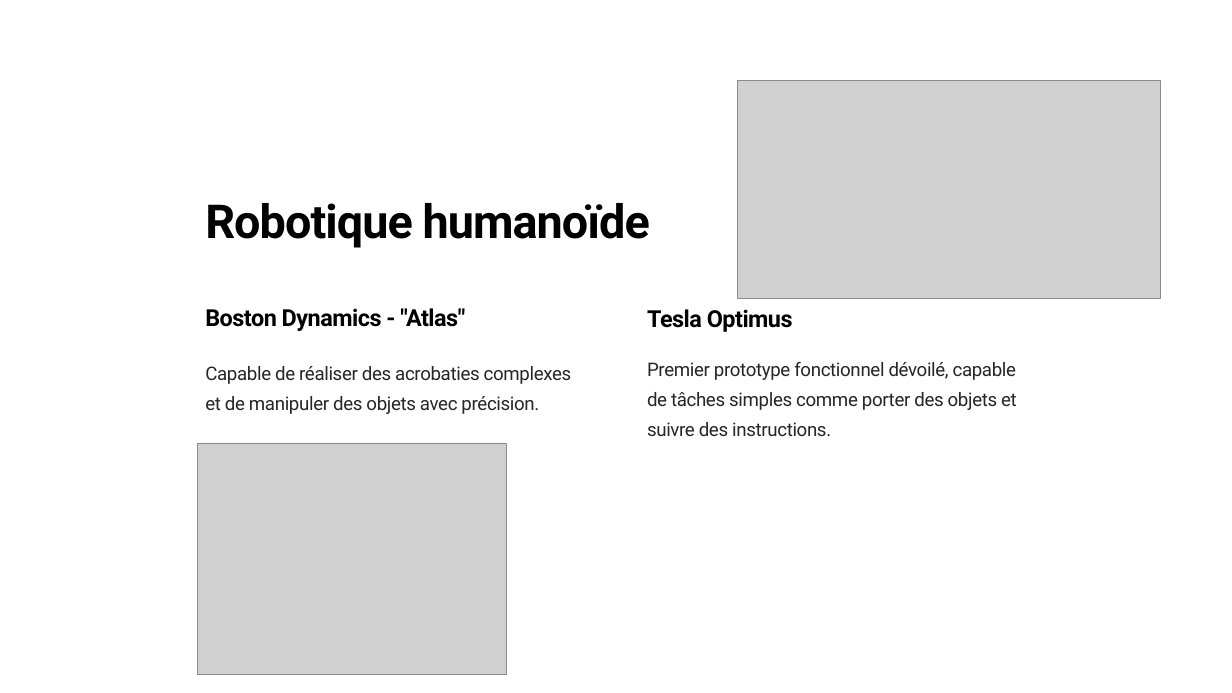
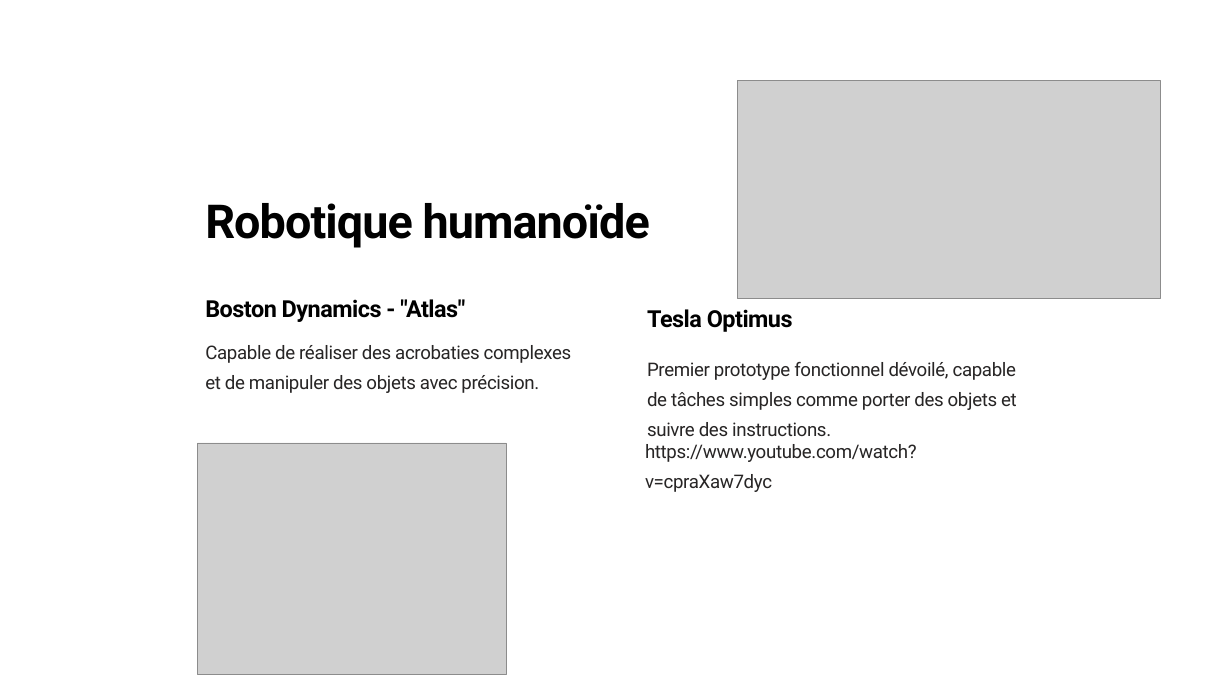
Before and after one commit to whit3-4t0m/erwann.github.io, a slide deck: slide 2 of veille_technologique Erwann 4.pptx. Drawn at 1232x693 pixels with LibreOffice and Linux fonts; fonts in the diff are those of the drawing; grey boxes stand for pictures. Boxes give left, top, right and bottom in pixels: in the first picture for what was removed or moved away, otherwise in the second. Text is boxed around its words. In the diff, an @@ line names an element or a change of style, - is before the commit and + after.

```diff
--- a/veille_technologique Erwann 4.pptx
+++ b/veille_technologique Erwann 4.pptx
@@ text "Boston Dynamics - "Atlas"": place and size @@
-text "Boston Dynamics - "Atlas"" at bbox=[205, 308, 465, 331]
+text "Boston Dynamics - "Atlas"" at bbox=[205, 299, 465, 322]
@@ text "Capable de réaliser des acrobaties ...": place and size @@
-text "Capable de réaliser des acrobaties ..." at bbox=[205, 366, 572, 414]
+text "Capable de réaliser des acrobaties ..." at bbox=[205, 345, 572, 393]
@@ text added at bbox=[645, 444, 917, 492], 17.5 pt, text #272525 @@
+https://www.youtube.com/watch?v=cpraXaw7dyc
```
Also in this commit, not shown: 2 other slides changed, 1 slide added, 2 slides removed.
